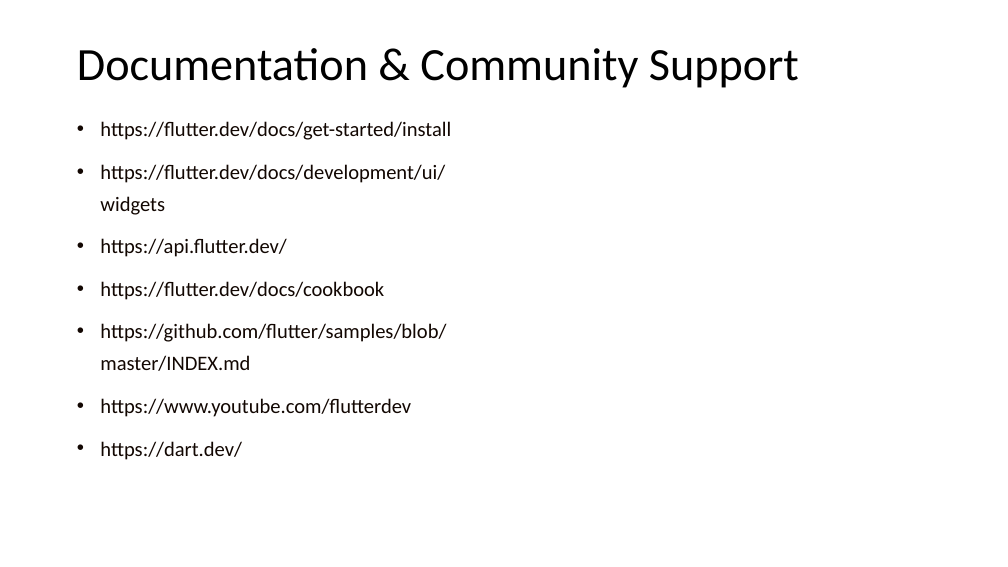
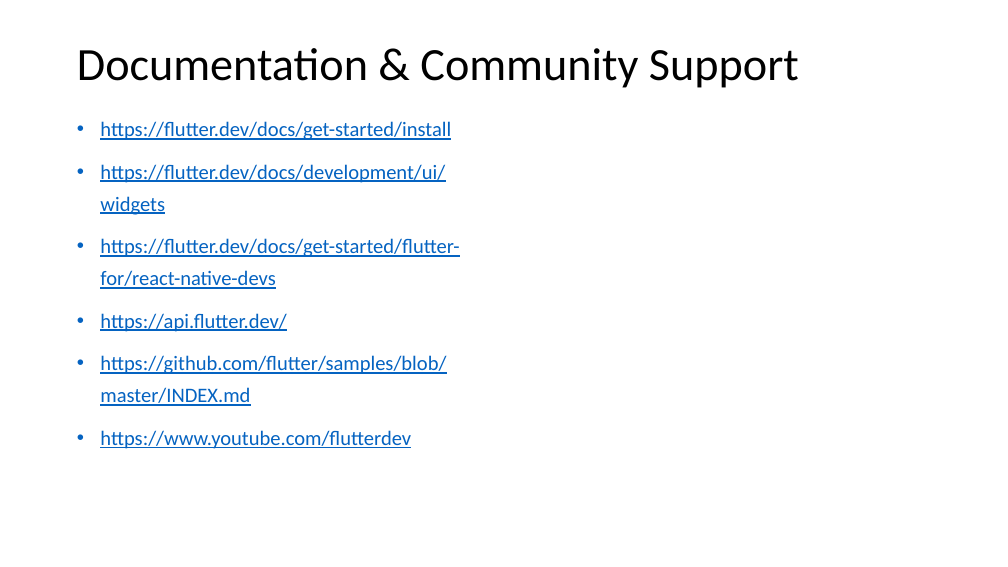
Before and after one commit to Anjy123/Flutter, a slide deck: slide 23 of Flutter features.pptx (slide 14 before the commit). Drawn at 1008x567 pixels with LibreOffice and Linux fonts; fonts in the diff are those of the drawing. Boxes give left, top, right and bottom in pixels: in the first picture for what was removed or moved away, otherwise in the second. Text is boxed around its words. In the diff, an @@ line names an element or a change of style, - is before the commit and + after.

```diff
--- a/Flutter features.pptx
+++ b/Flutter features.pptx
@@ text at box(100, 121, 451, 449): text colour #120703 to #0563C1, underline on in "https://flutter.dev/docs/get-started/install", "https://flutter.dev/docs/development/ui/widgets", "https://api.flutter.dev/", "https://github.com/flutter/samples/blob/master/INDEX.md" and 1 more places @@
@@ text at box(100, 238, 459, 289): paragraph added @@
+• https://flutter.dev/docs/get-started/flutter-for/react-native-devs
@@ text at box(100, 281, 384, 300): paragraph removed @@
-• https://flutter.dev/docs/cookbook
@@ text at box(100, 441, 242, 460): paragraph removed @@
-• https://dart.dev/
```
Also in this commit, not shown: 3 other slides changed, 10 slides added, 1 slide removed.
